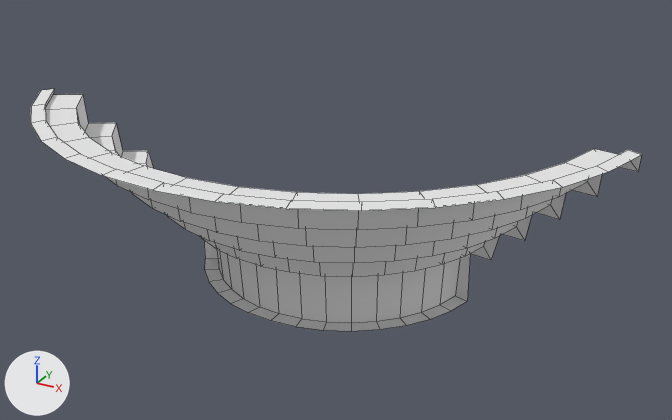
What one commit did to the OBJ model static/models/theatre.obj.
Rendered twice from a camera (50 mm lens) standing at (13.99, -26.2, 14.05) and looking at (1.92, -4.25, 3.08). Arrows for +X, +Y and +Z are at lower left; the lights stay in place. Mesh edges are drawn as thin lines. Where no turn or scale is listed for an object, it has been applied to the vertices.
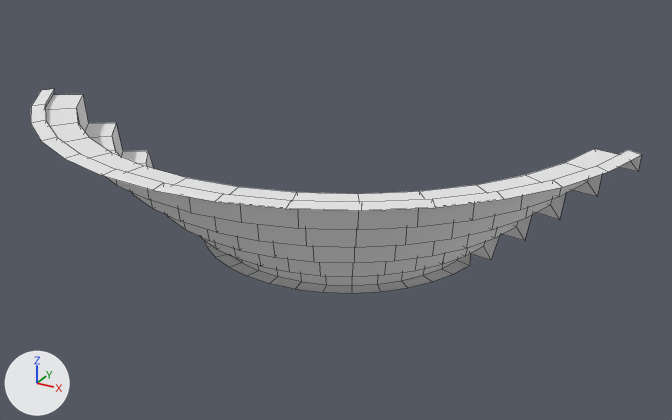
The newer file is also turned or shifted as a whole; pictures and numbers use the older file's frame.

What differs and where, as boxes [x1, y1, x2, y2] in the pictures (672 x 420 px; the box of a moved part takes in the faces that stretch with it):
'Cylinder', reshaped (16% shorter)
    before: [31, 89, 641, 331]
    after: [31, 89, 641, 293]
part 1 of me_cylinder, moved or reshaped
    before: [204, 240, 470, 331]
    after: [204, 240, 470, 293]

The change, as a list of edits to the scene's bpy script:
```text
Change me_cylinder:
    where me_cylinder.from_pydata(...)  # 230 vertices, 204 faces; spans x -8.7..9.8, y -10.0..-0.7, z -0.8..5.4
    used by ob_cylinder; location = (0.0, 0.0, 0.0)
    me_cylinder part 1: all 30 vertices in x -4.3..4.9, y -5.0..-0.7, z -0.8 are moved by (0.0, 0.0, 1.3)
```
